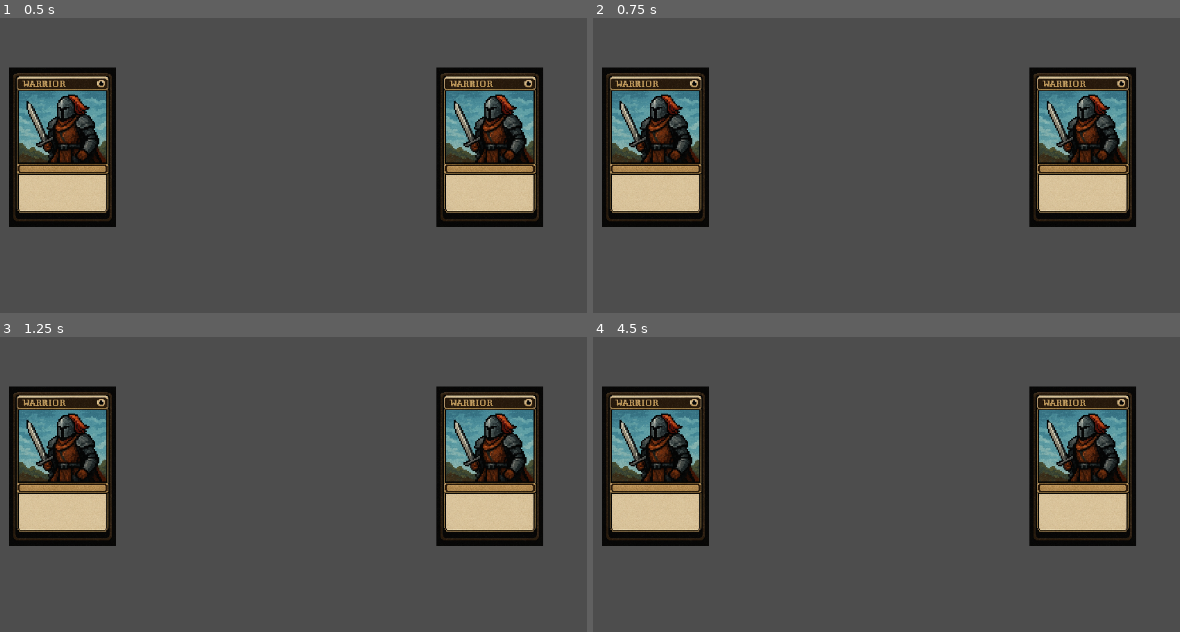
Above: before the commit, frames 1-4 (two rows, left to right).
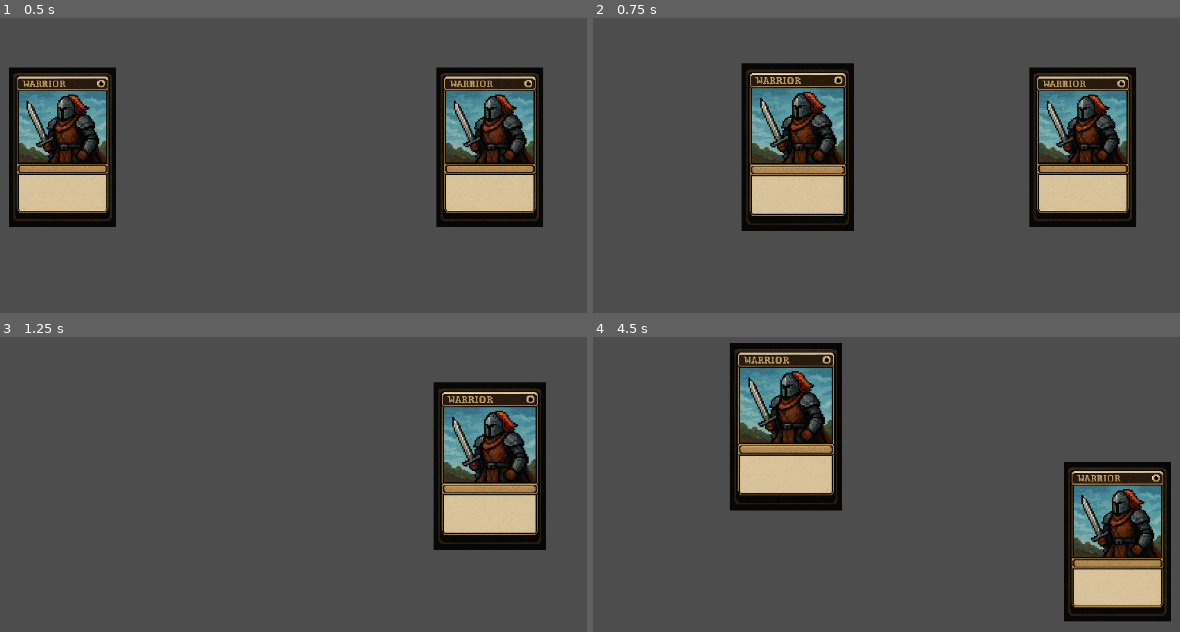
Above: after the commit, the same moments.

Repository: matteobarbieri/godot-card-game-tutorial
Game: Godot game, scene res://scenes/main.tscn
The game is run twice, just before and just after one commit, with the same random seed, the same clock (stepped at 60 frames per second) and the same inputs.
Inputs (mouse positions are in pixels of both pictures, inside the frame that each line leads up to):
- Up to frame 1 (0.5 s): no input
- Up to frame 2 (0.75 s): tap Enter at 0.5 s; drag from (657, 147) to (1080, 147) at 0.52 s
- Up to frame 3 (1.25 s): no input
- Up to frame 4 (4.5 s): tap Space at 1.25, 2.75, 4.25 s; drag from (1080, 466) to (657, 466) at 1.27 s; tap Enter at 2, 3.5 s; move the mouse to (956, 375) at 2.02 s; click (956, 375) at 2.17 s; drag from (839, 564) to (1080, 466) at 2.77 s; move the mouse to (1115, 540) at 3.52 s; click (1115, 540) at 3.67 s; drag from (639, 407) to (1080, 466) at 4.27 s

Frame 1 is identical in both runs. In frame 2, 20% of the frame differs, in the area x 1-45%, y 15-73%; in frame 3, 14%; in frame 4, 36%, in the area x 1-99%, y 2-97%.
Error before the commit: Parse Error: Identifier "on_hovered_over_card" not declared in the current scope. (res://scripts/card_manager.gd:21)

Commit message:
Fix z_index issue with dragging cards

Diff:
--- a/scripts/card_manager.gd
+++ b/scripts/card_manager.gd
@@ -4,6 +4,7 @@
 
 var screen_size
 var card_being_dragged
+var is_hovering_on_card
 
 func _input(event: InputEvent) -> void:
 	if event is InputEventMouseButton and event.button_index == MOUSE_BUTTON_LEFT:
@@ -19,7 +20,34 @@
 
 func connect_card_signals(card):
 	card.connect("hovered", on_hovered_over_card)
-	card.connect("hovered_off", on_hovered_off_over_card)
+	card.connect("hovered_off", on_hovered_off_card)
+
+
+func on_hovered_over_card(card):
+	if not is_hovering_on_card:
+		is_hovering_on_card = true
+		highlight_card(card, true)
+
+
+func on_hovered_off_card(card):
+	#print("Hovered off")
+
+	highlight_card(card, false)
+
+	var new_card_hovered = raycast_check_for_card()
+	if new_card_hovered:
+		highlight_card(new_card_hovered, true)
+	else:
+		is_hovering_on_card = false
+
+
+func highlight_card(card, hovered):
+	if hovered:
+		card.scale = Vector2(1.05, 1.05)
+		card.z_index = 2
+	else:
+		card.scale = Vector2(1.0, 1.0)
+		card.z_index = 1
 
 func raycast_check_for_card():
 	var space_state = get_world_2d().direct_space_state
@@ -33,9 +61,24 @@
 
 	if result.size() > 0:
 		#print(result[0].collider.get_parent())
+
+		return get_card_with_higher_z(result)
 		return result[0].collider.get_parent()
 
 	return null
+
+
+func get_card_with_higher_z(result):
+	var highest_z = -999
+	var card_to_return = null
+
+	for r in result:
+		var candidate_card = r.collider.get_parent()
+		if candidate_card.z_index > highest_z:
+			highest_z = candidate_card.z_index
+			card_to_return = candidate_card
+
+	return card_to_return
 
 
 # Called when the node enters the scene tree for the first time.
